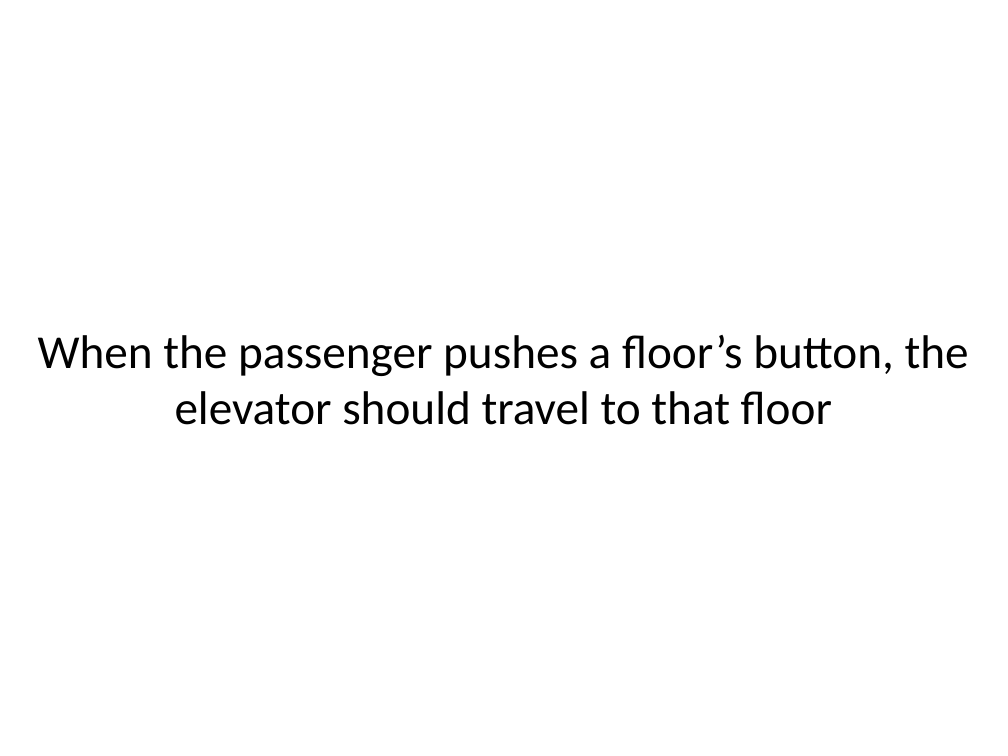
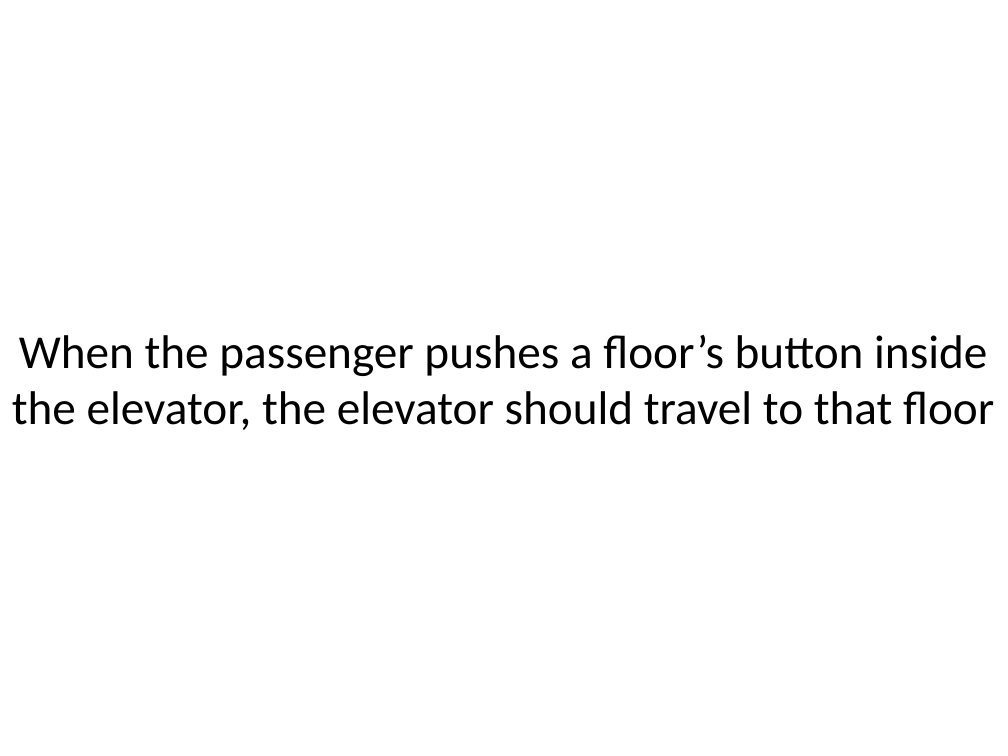
Before and after one commit to sl4mmy/presentations, a slide deck: slide 56 of tao-of-test-driven-development/tao-of-test-driven-development.ppt (slide 47 before the commit). Drawn at 1008x756 pixels with LibreOffice and Linux fonts; fonts in the diff are those of the drawing. Boxes give left, top, right and bottom in pixels: in the first picture for what was removed or moved away, otherwise in the second. Text is boxed around its words. In the diff, an @@ line names an element or a change of style, - is before the commit and + after.

```diff
--- a/tao-of-test-driven-development/tao-of-test-driven-development.ppt
+++ b/tao-of-test-driven-development/tao-of-test-driven-development.ppt
@@ text at (12, 335, 994, 430): text changed @@
-When the passenger pushes a floor’s button, the elevator should travel to that floor
+When the passenger pushes a floor’s button inside the elevator, the elevator should travel to that floor
```
Also in this commit, not shown: 7 other slides changed, 9 slides added, 4 other files.
